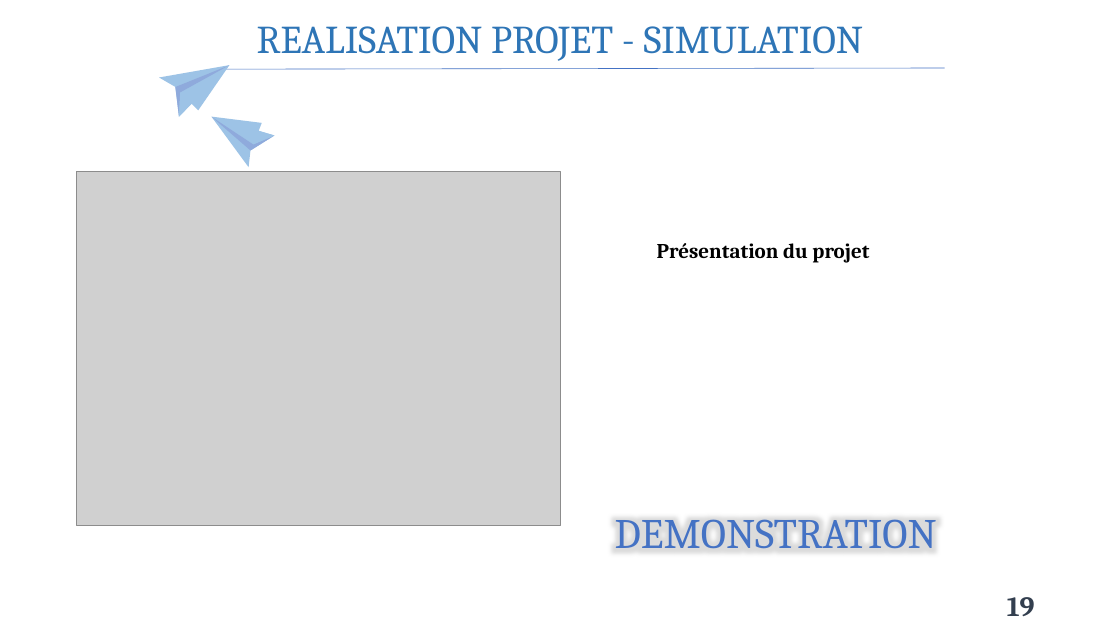
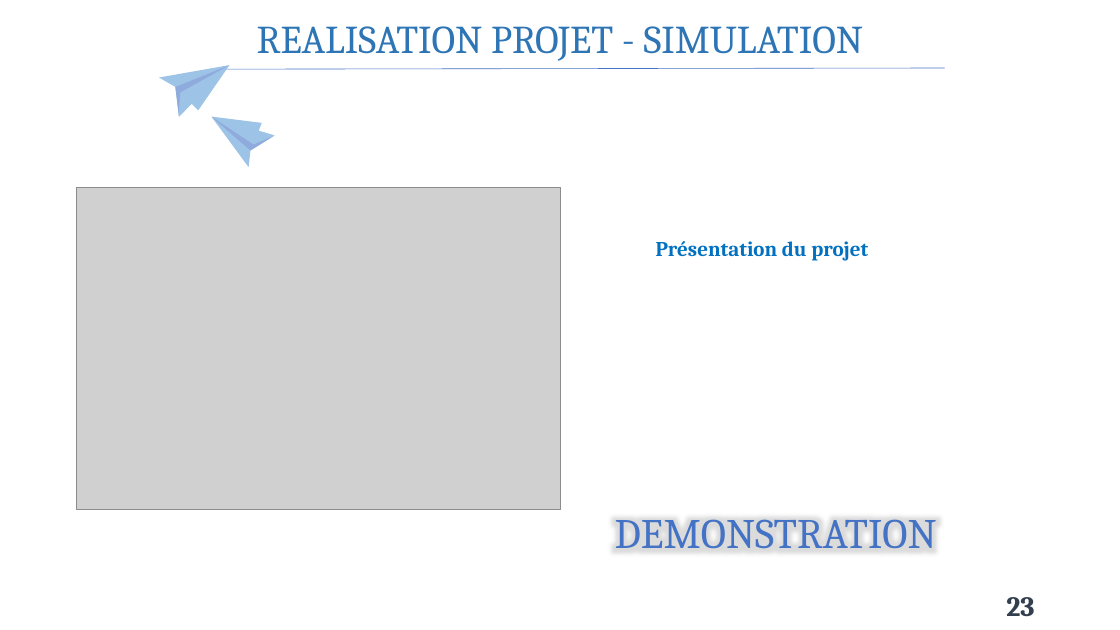
Before and after one commit to Claude127/stageX2, a slide deck: slide 23 of Presentation1.pptx (slide 19 before the commit). Drawn at 1120x630 pixels with LibreOffice and Linux fonts; fonts in the diff are those of the drawing; grey boxes stand for pictures. Boxes give left, top, right and bottom in pixels: in the first picture for what was removed or moved away, otherwise in the second. Text is boxed around its words. In the diff, an @@ line names an element or a change of style, - is before the commit and + after.

```diff
--- a/Presentation1.pptx
+++ b/Presentation1.pptx
@@ picture resized from (x1=77, y1=171, x2=560, y2=525) to (x1=77, y1=187, x2=560, y2=509) @@
@@ text "Présentation du projet" at (x1=656, y1=241, x2=868, y2=261): text colour #000000 to #0070C0 @@
@@ page number at (x1=1006, y1=597, x2=1034, y2=617): text changed @@
-19
+23
```
Also in this commit, not shown: 10 other slides changed, 5 slides added, 5 other files.
